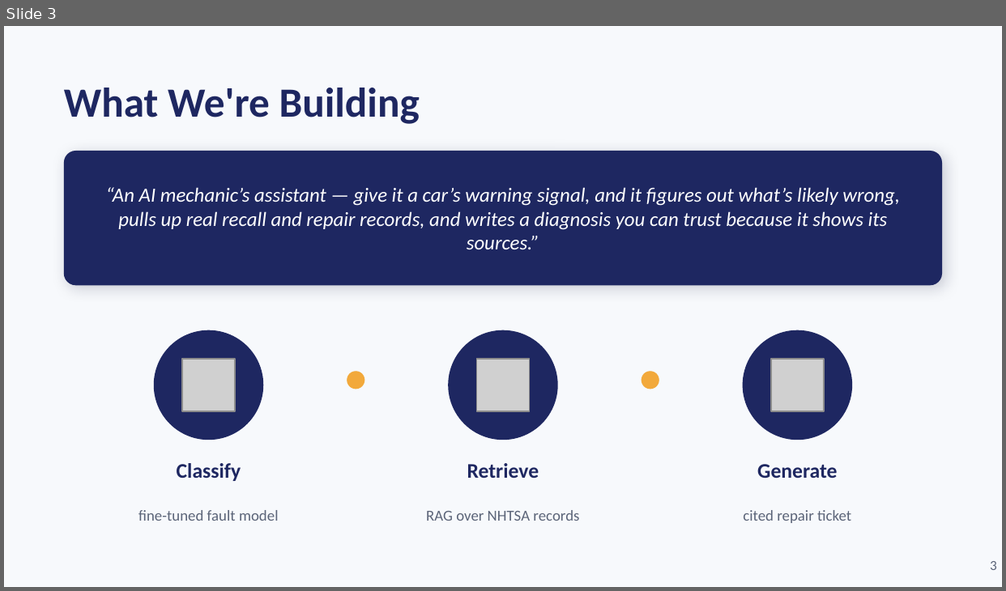
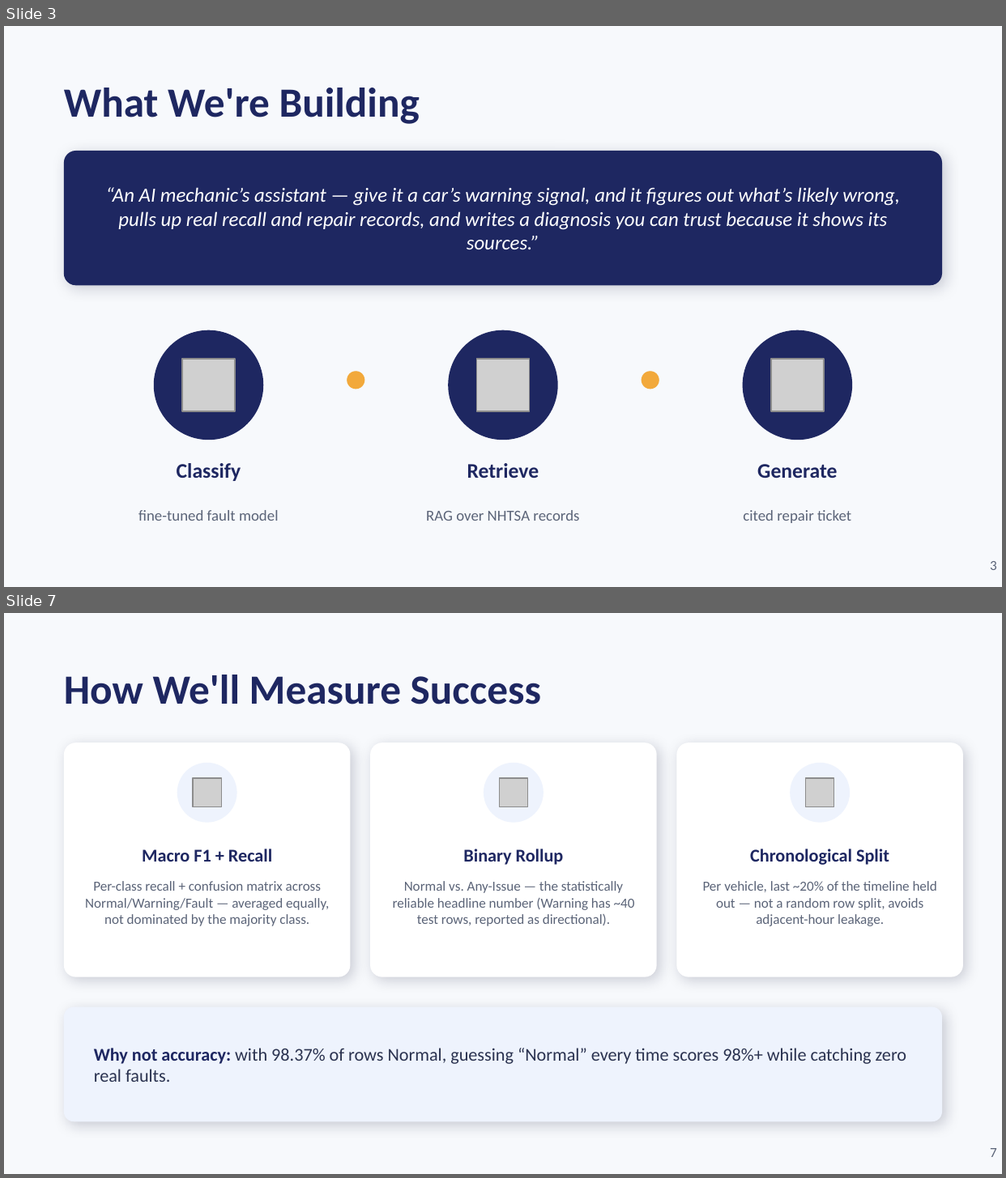
Before and after one commit to harshavardhanratnala-hvr/agentic-ai-vehicle-fault-diagnosis-and-repair-copilot, a slide deck: slides/Capstone_Pitch_Deck.pptx. Shown one above the other, each under a label of ours: slide 3 before the commit, slides 3 and 7 after it; the slides between them are not shown. The pictures are 1006x591 and 1006x1178 pixels, drawn with LibreOffice and Linux fonts; fonts in the diff are those of the drawing; grey boxes stand for pictures. Boxes give left, top, right and bottom in pixels: in the first picture for what was removed or moved away, otherwise in the second. Text is boxed around its words. In the diff, an @@ line names an element or a change of style, - is before the commit and + after.

```diff
--- a/slides/Capstone_Pitch_Deck.pptx
+++ b/slides/Capstone_Pitch_Deck.pptx
@@ slide 7 added at (4,613,1002,1174), background #F7F9FC @@
@@ text added at (64,675,541,705), 30 pt, text #1E2761, bold @@
+How We'll Measure Success
@@ rounded rectangle added at (64,743,351,977), fill #FFFFFF @@
@@ rounded rectangle added at (370,743,657,977), fill #FFFFFF @@
@@ rounded rectangle added at (676,743,963,977), fill #FFFFFF @@
@@ ellipse added at (177,763,237,823), fill #EEF3FD @@
@@ picture added at (193,779,222,807) @@
@@ ellipse added at (483,763,543,823), fill #EEF3FD @@
@@ picture added at (499,779,528,807) @@
@@ ellipse added at (791,763,850,823), fill #EEF3FD @@
@@ picture added at (805,779,834,807) @@
@@ text added at (142,849,272,862), 13 pt, text #1E2761, bold @@
+Macro F1 + Recall
@@ text added at (463,849,564,865), 13 pt, text #1E2761, bold @@
+Binary Rollup
@@ text added at (750,849,889,865), 13 pt, text #1E2761, bold @@
+Chronological Split
@@ text added at (85,881,329,926), 10 pt, text #5B6478 @@
+Per-class recall + confusion matrix across Normal/Warning/Fault — averaged equally, not dominated by the majority class.
@@ text added at (393,881,635,926), 10 pt, text #5B6478 @@
+Normal vs. Any-Issue — the statistically reliable headline number (Warning has ~40 test rows, reported as directional).
@@ text added at (703,881,937,926), 10 pt, text #5B6478 @@
+Per vehicle, last ~20% of the timeline held out — not a random row split, avoids adjacent-hour leakage.
@@ rounded rectangle added at (64,1007,942,1122), fill #EEF3FD @@
@@ text added at (94,1048,906,1082), 13 pt, text #2B3350 @@
+Why not accuracy: with 98.37% of rows Normal, guessing “Normal” every time scores 98%+ while catching zero real faults.
@@ text added at (990,1148,997,1157), 10 pt, text #5B6478 @@
+7
```
Also in this commit, not shown: 5 slides changed, 2 other slides added, 6 other files.
